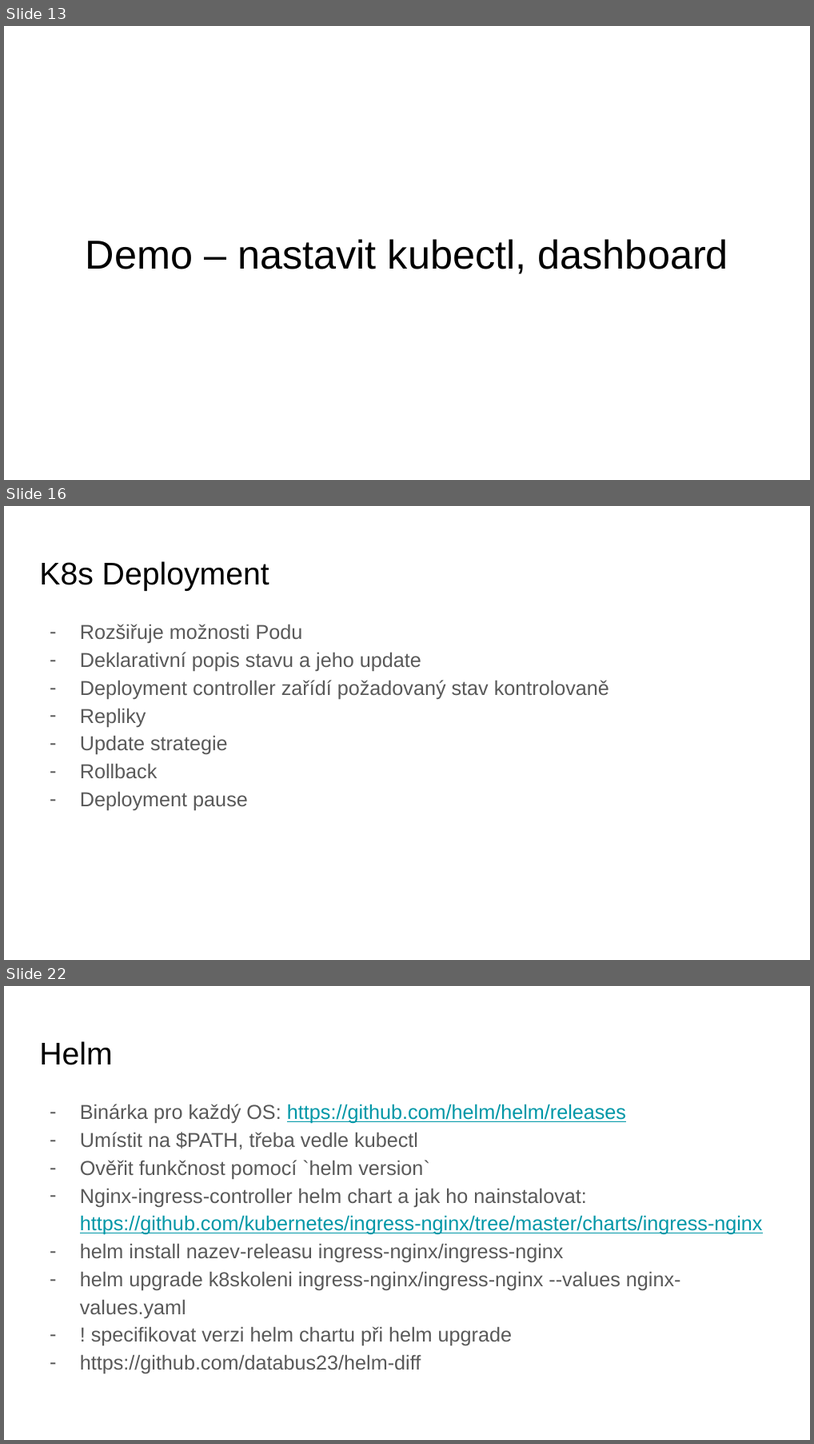
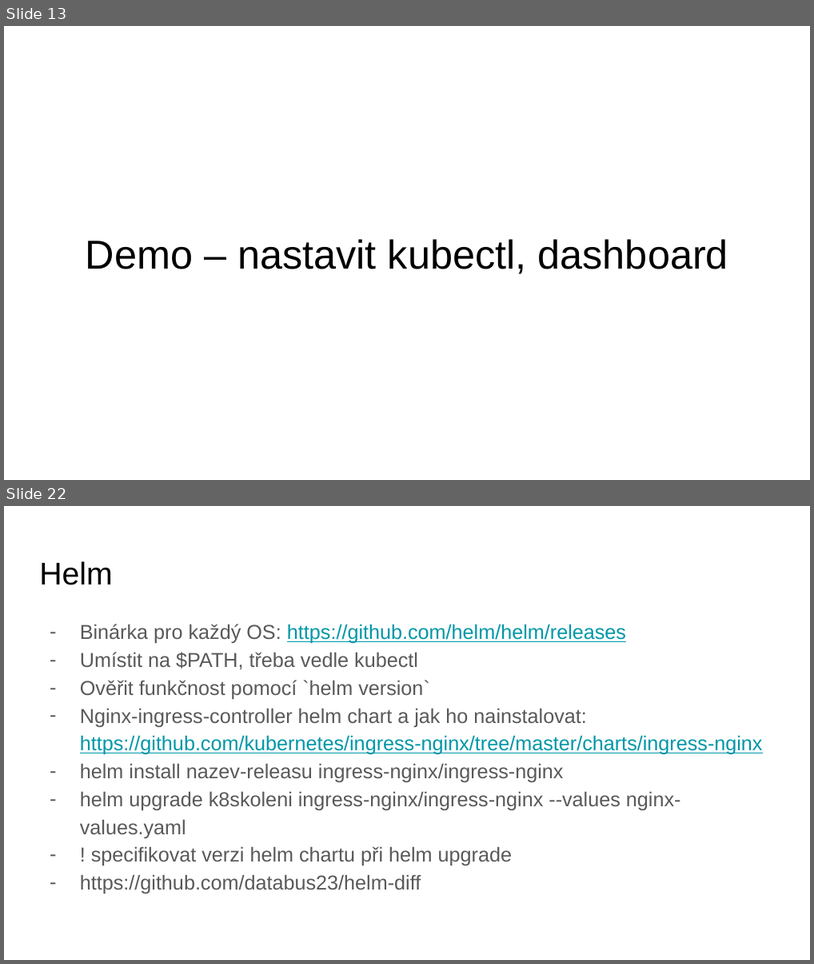
Before and after one commit to sqn-sources/kubernetes-workshop, a slide deck: k8s školení.pptx. Shown one above the other, each under a label of ours: slides 13, 16 and 22 before the commit, slides 13 and 22 after it; the slides between them are not shown. The pictures are 814x1444 and 814x964 pixels, drawn with LibreOffice and Linux fonts; fonts in the diff are those of the drawing; background and template pictures are left out. Boxes give left, top, right and bottom in pixels: in the first picture for what was removed or moved away, otherwise in the second. Text is boxed around its words. In the diff, an @@ line names an element or a change of style, - is before the commit and + after.

```diff
--- a/k8s školení.pptx
+++ b/k8s školení.pptx
@@ slide 16 removed at (4,506,810,960), background #FFFFFF @@
@@ title removed at (39,561,270,591) @@
-K8s Deployment
@@ text removed at (80,624,610,810) @@
-– Rozšiřuje možnosti Podu
-– Deklarativní popis stavu a jeho update
-– Deployment controller zařídí požadovaný stav kontrolovaně
-– Repliky
-– Update strategie
-– Rollback
-– Deployment pause
```
Also in this commit, not shown: 4 slides changed, 5 slides added, 8 other slides removed, 10 other files.
